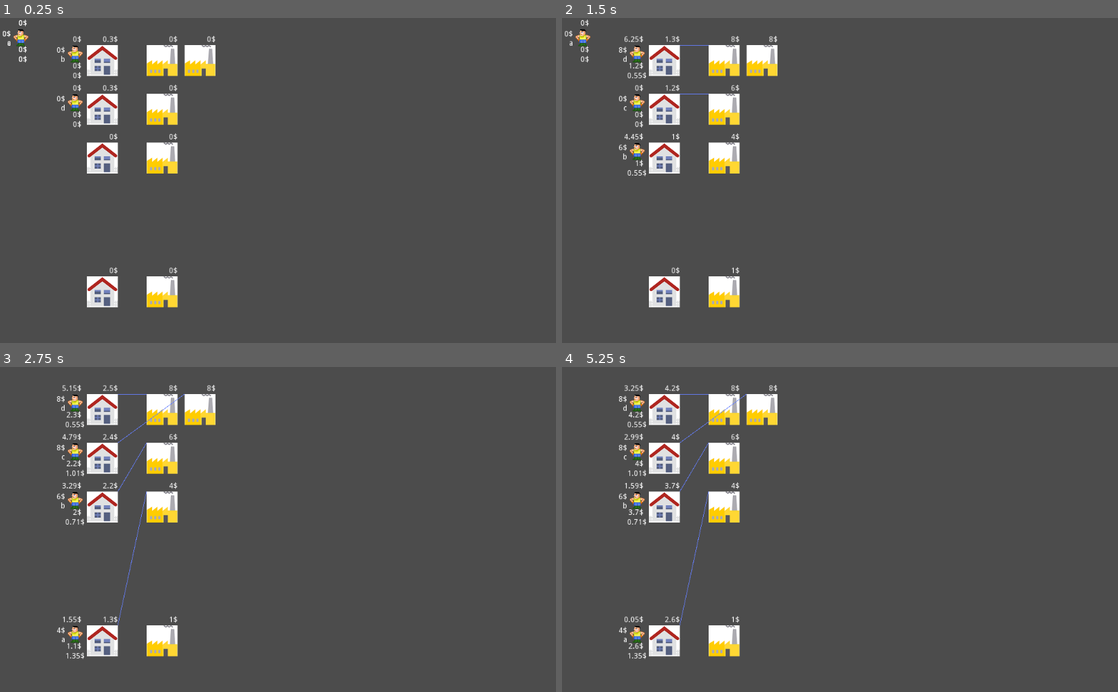
Above: before the commit, frames 1-4 (two rows, left to right).
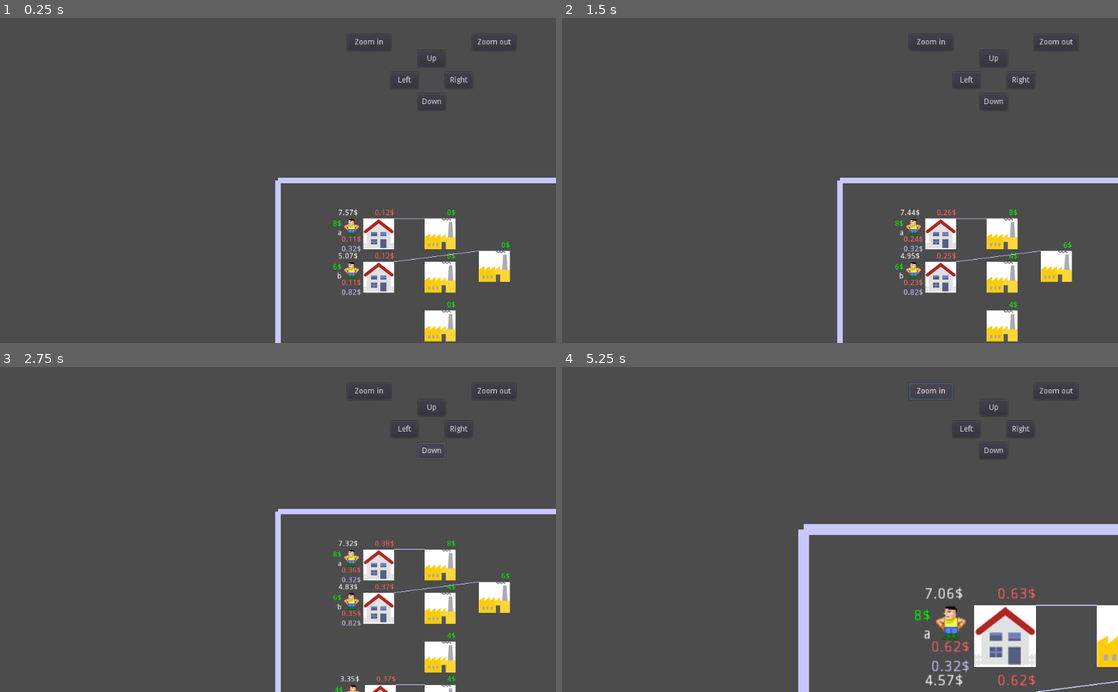
Above: after the commit, the same moments.

Repository: carlostgit/Houses
Game: Godot game, scene res://World.tscn
The game is run twice, just before and just after one commit, with the same random seed, the same clock (stepped at 60 frames per second) and the same inputs.
Inputs (mouse positions are in pixels of both pictures, inside the frame that each line leads up to):
- Up to frame 1 (0.25 s): no input
- Up to frame 2 (1.5 s): click (584, 37) at 0.52 s; click (940, 232) at 1.27 s
- Up to frame 3 (2.75 s): click (433, 451) at 2 s, where only the run after the commit has a clickable "Down"
- Up to frame 4 (5.25 s): click (995, 406) at 2.75 s, where only the run after the commit has a clickable "Up"; click (967, 428) at 3.5 s, where only the run after the commit has a clickable "Left"; click (1023, 428) at 4.25 s, where only the run after the commit has a clickable "Right"; click (928, 393) at 5 s, where only the run after the commit has a clickable "Zoom in"

The runs differ from the first frame. In frame 1, 11% of the frame differs, in the area x 0-100%, y 0-100%; in frame 2, 11%; in frame 3, 12%; in frame 4, 13%, in the area x 10-100%, y 4-100%.

Commit message:
Se añade la contraoferta del arrendador cuando no encuentra otro inquilino. Se añade Camera2D y controles de movimiento de camara y zoom. Se colorean algunos labels

Diff:
--- /dev/null
+++ b/Camera2D.gd
@@ -0,0 +1,111 @@
+extends Camera2D
+
+# Declare member variables here. Examples:
+# var a = 2
+# var b = "text"
+
+var _x_max:float = 2000
+var _x_min:float = 0
+var _y_max:float = 1000
+var _y_min:float = 0
+
+var _move_right:bool = false
+var _move_left:bool = false
+var _move_up:bool = false
+var _move_down:bool = false
+
+# Called when the node enters the scene tree for the first time.
+func _ready():
+	make_current()
+	set_h_drag_enabled(false)
+	set_v_drag_enabled(false)
+	set_drag_margin(MARGIN_BOTTOM,0.0)
+	set_drag_margin(MARGIN_LEFT,0.0)
+	set_drag_margin(MARGIN_RIGHT,0.0)
+	set_drag_margin(MARGIN_TOP,0.0)
+
+
+#	self.set_limit(MARGIN_BOTTOM,1000)
+#	self.set_limit(MARGIN_TOP,0)
+#	self.set_limit(MARGIN_LEFT,0)
+#	self.set_limit(MARGIN_RIGHT,2000)
+
+	pass # Replace with function body.
+
+# Called every frame. 'delta' is the elapsed time since the previous frame.
+func _process(delta):
+	var speed:float = delta*1000
+	if Input.is_action_pressed("ui_right") or _move_right:
+		if (self.get_position().x < self._x_max):
+			self.move_local_x(speed)
+
+	if Input.is_action_pressed("ui_left") or _move_left:
+		if (self.get_position().x > self._x_min):
+			self.move_local_x(-speed)
+
+	if Input.is_action_pressed("ui_up") or _move_up:
+		if (self.get_position().y > self._y_min):
+			self.move_local_y(-speed)
+
+	if Input.is_action_pressed("ui_down") or _move_down:
+		if (self.get_position().y < self._y_max):
+			self.move_local_y(speed)
+
+
+	if Input.is_action_pressed("ui_page_down"):
+		self.set_zoom(Vector2(0.5,0.5))
+	if Input.is_action_pressed("ui_page_up"):
+		self.set_zoom(Vector2(1,1))
+
+	pass
+
+
+
+func _on_ButtonLeft_button_down():
+	_move_left = true
+	pass # Replace with function body.
+
+
+func _on_ButtonLeft_button_up():
+	_move_left = false
+	pass # Replace with function body.
+
+
+func _on_ButtonUp_button_down():
+	_move_up = true
+	pass # Replace with function body.
+
+
+func _on_ButtonUp_button_up():
+	_move_up = false
+	pass # Replace with function body.
+
+
+func _on_ButtonDown_button_down():
+	_move_down = true
+	pass # Replace with function body.
+
+
+func _on_ButtonDown_button_up():
+	_move_down = false
+	pass # Replace with function body.
+
+
+func _on_ButtonZoomIn_pressed():
+	self.set_zoom(Vector2(0.5,0.5))
+	pass # Replace with function body.
+
+
+func _on_ButtonRight_button_down():
+	_move_right = true
+	pass # Replace with function body.
+
+
+func _on_ButtonRight_button_up():
+	_move_right = false
+	pass # Replace with function body.
+
+
+func _on_ButtonZoomOut_pressed():
+	self.set_zoom(Vector2(1,1))
+	pass # Replace with function body.
--- a/Factory.tscn
+++ b/Factory.tscn
@@ -16,6 +16,7 @@
 margin_left = 10.0
 margin_top = -20.0
 margin_right = 57.0
+custom_colors/font_color = Color( 0, 1, 0, 1 )
 text = "0$"
 align = 2
 valign = 1
--- a/House.gd
+++ b/House.gd
@@ -12,12 +12,18 @@
 var _world:Node2D = null
 
 var _cycle:int = 0
+
 
 #TODO
 #Temporarily banned workers
 #Hay que penalizar temporalmente a los trabajadores que abandonen la casa
 #sin llevar mucho tiempo, para que no anden largándose y volviendo de forma intermitente
-
+var _ban_time:int = 1 #cycles
+var _banned_workers_with_cycle:Dictionary = {} #banned_worker:Node2D - cycle_when_banned:int
+
+#Se mirara que inquilinos han abandonado la casa los últimos 5 ciclos
+var _leaving_tenants_with_cycle:Array = [] #worker:Node2D
+var _min_cycles_before_leaving_again:int = 1
 
 # Called when the node enters the scene tree for the first time.
 func _ready():
@@ -82,7 +88,7 @@
 func increase_rent() -> void:
 	if (get_worker()):
 		var old_rent:float = get_rent()
-		var step:float = 0.1
+		var step:float = 0.01
 		var new_rent:float = old_rent + step
 		var discretional_income:float = get_worker().calculate_discretional_income()
 
@@ -90,7 +96,7 @@
 			set_rent(new_rent)
 			#Miro si con una subida de renta el inquilino se larga
 			var factory:Node2D = get_worker().get_factory()
-			var best_house_factory:Dictionary  = _world.find_best_house_factory_available(factory)
+			var best_house_factory:Dictionary  = _world.find_best_house_factory_available(factory,get_worker())
 			assert(best_house_factory.has("house"))
 			var house:Node2D = best_house_factory.get("house")
 #			assert(best_house_factory.has("factory"))
@@ -104,23 +110,96 @@
 #	subo renta mientras haya inquilino, y bajo cuando no lo haya
 	if self.get_worker():
 		increase_rent()
+		negotiate_rent_discount()
 	else:
 		var new_rent = get_rent() - 0.1
 		if new_rent >= _minimum_rent:
-			set_rent(get_rent() - 0.1)
-
+			set_rent(new_rent)
+
+
+func leaving_house(worker:Node2D)-> void:
+	var tenant_cycle:Dictionary = {worker : _cycle}
+	_leaving_tenants_with_cycle.push_front(tenant_cycle)
+
+
+func ban_worker(worker:Node2D) -> void:
+	_banned_workers_with_cycle[worker] = _cycle
+
+
+func is_worker_banned(worker_arg:Node2D) -> bool:
+	if -1 != _banned_workers_with_cycle.keys().find(worker_arg):
+		return true
+	else:
+		return false
+
+
+func ban_workers() -> void:
+	#var count:int = 0
+
+	var index_of_leaving_tenants_to_erase:Array = []
+	for index in _leaving_tenants_with_cycle.size():
+
+		#var keys = tenant_with_cycle_dic.keys()
+		var tenant:Node2D = _leaving_tenants_with_cycle[index].keys().front()
+		var leaving_cycle:int = _leaving_tenants_with_cycle[index].values().front()
+		if (_cycle - leaving_cycle) > self._min_cycles_before_leaving_again:
+			index_of_leaving_tenants_to_erase.push_back(index)
+
+	for index in index_of_leaving_tenants_to_erase:
+		_leaving_tenants_with_cycle.remove(index)
+
+	var tenants_in_recently_leaving:Array = []
+	for tenant_with_cycle_dic in _leaving_tenants_with_cycle:
+		var tenant:Node2D = tenant_with_cycle_dic.keys().front()
+		var leaving_cycle:int = tenant_with_cycle_dic.values().front()
+		if -1 == tenants_in_recently_leaving.find(tenant):
+			tenants_in_recently_leaving.push_back(tenant)
+		else:
+			ban_worker(tenant)
+
+	#unban workers
+	var workers_to_unban:Array = []
+	for worker in _banned_workers_with_cycle:
+		var banned_time:int = _banned_workers_with_cycle[worker]
+		if (_cycle-banned_time) > _ban_time:
+			workers_to_unban.push_back(worker)
+
+	for worker in workers_to_unban:
+		_banned_workers_with_cycle.erase(worker)
+
+
+func negotiate_rent_discount() -> void:
+	#solo cuando todavía se tiene inquilino
+	if _worker:
+		var old_rent:float = _rent
+
+		var best_house:Node2D = null
+		while best_house != self and _rent > self._minimum_rent:
+			for asking_worker in _world.get_workers():
+				var asking_worker_factory:Node2D = asking_worker.get_factory()
+				var best_house_factory:Dictionary  = _world.find_best_house_factory_available(asking_worker_factory, asking_worker_factory)
+				best_house = best_house_factory.get("house") as Node2D
+				if best_house and best_house == self:
+					break
+
+			if best_house != self:
+				var discount_step:float = 0.01
+
+				var new_rent:float = get_rent() - discount_step
+				if new_rent < self._minimum_rent:
+					new_rent = self._minimum_rent
+				set_rent(new_rent)
 
 func _on_TimerUpdateLabel_timeout():
 	update_labels()
-
 
 
 func _on_HouseTexture_pressed():
 	increase_rent()
 #	pass # Replace with function body.
 
-
-
 func _on_TimerAct_timeout():
 	update_rent()
-	pass # Replace with function body.
+	ban_workers()
+	_cycle += 1
+#	pass # Replace with function body.
--- a/House.tscn
+++ b/House.tscn
@@ -16,6 +16,7 @@
 margin_left = 10.0
 margin_top = -20.0
 margin_right = 57.0
+custom_colors/font_color = Color( 1, 0.392157, 0.392157, 1 )
 text = "0$"
 align = 2
 valign = 1
--- a/Worker.gd
+++ b/Worker.gd
@@ -150,12 +150,12 @@
 	var house:Node2D = null
 	var factory:Node2D = null
 	#_world.set_at_default_position(self)
-	var best_house_factory:Dictionary  = _world.find_best_house_factory_available(_factory)
+	var best_house_factory:Dictionary  = _world.find_best_house_factory_available(_factory, self)
 	assert(best_house_factory.has("house"))
 	house = best_house_factory.get("house")
 	assert(best_house_factory.has("factory"))
 	factory = best_house_factory.get("factory")
-	#_world.find_best_house_factory_available(house,factory)
+	#
 	if house!=_house and house!=null and factory!=null:
 		var new_discr_income = s_calculate_discretional_income(house,factory)
 		var param_rent_increase_to_evict = 0.1
@@ -163,6 +163,9 @@
 			var old_rent:float = house.get_rent()
 			var new_rent:float = old_rent + param_rent_increase_to_evict
 
+			if _house:
+				_house.leaving_house(self)
+
 			self.set_house(house)
 			house.set_rent(new_rent)
 			self.set_factory(factory)
@@ -197,6 +200,7 @@
 
 		var commuting_line:Line2D  = Line2D.new()
 		commuting_line.set_width(1.0)
+		commuting_line.set_default_color(Color(200.0/255.0,200.0/255.0,255.0/255.0))
 
 		var house_width:float = _house.get_house_width()
 		var house_width_vect:Vector2 = Vector2(house_width,0)
@@ -218,3 +222,9 @@
 func _on_TimerAct_timeout():
 	find_better_place()
 #	pass # Replace with function body.
+
+
+func _on_TimerActForHomeless_timeout():
+	if null == _house:
+		find_better_place()
+#	pass # Replace with function body.
--- a/Worker.tscn
+++ b/Worker.tscn
@@ -28,6 +28,7 @@
 margin_left = -50.0
 margin_bottom = 20.0
 hint_tooltip = "Income"
+custom_colors/font_color = Color( 0, 1, 0, 1 )
 text = "0$"
 align = 2
 valign = 1
@@ -37,6 +38,7 @@
 margin_right = 30.0
 margin_bottom = 46.0
 hint_tooltip = "Rental expenses"
+custom_colors/font_color = Color( 1, 0.392157, 0.392157, 1 )
 text = "0$"
 align = 2
 valign = 1
@@ -46,6 +48,7 @@
 margin_right = 30.0
 margin_bottom = 64.0
 hint_tooltip = "Commuting expenses"
+custom_colors/font_color = Color( 0.784314, 0.784314, 1, 1 )
 text = "0$"
 align = 2
 valign = 1
@@ -58,6 +61,10 @@
 wait_time = 0.2
 autostart = true
 
+[node name="TimerActForHomeless" type="Timer" parent="."]
+wait_time = 0.05
+autostart = true
+
 [node name="NameLabel" type="Label" parent="."]
 margin_left = -40.0
 margin_top = 20.0
@@ -68,3 +75,4 @@
 [connection signal="pressed" from="WorkerTexture" to="." method="_on_WorkerTexture_pressed"]
 [connection signal="timeout" from="TimerUpdateLabels" to="." method="_on_TimerUpdateLabels_timeout"]
 [connection signal="timeout" from="TimerAct" to="." method="_on_TimerAct_timeout"]
+[connection signal="timeout" from="TimerActForHomeless" to="." method="_on_TimerActForHomeless_timeout"]
--- a/World.gd
+++ b/World.gd
@@ -65,6 +65,14 @@
 			workers_wo_house.append(worker)
 	return workers_wo_house
 
+func get_available_houses(worker_arg) -> Array:
+	var houses:Array = []
+	for house in get_houses():
+		if false == house.is_worker_banned(worker_arg):
+			houses.push_back(house)
+	return houses
+
+
 
 func set_at_default_position(worker_arg:Node2D) -> void:
 	var default_position_origin:Vector2 = Vector2(20,20)
@@ -99,17 +107,20 @@
 
 	if house and factory:
 		var path_vec:Vector2 = house.get_position()-factory.get_position()
-		var distance:float = path_vec.length()
+		var distance:float = path_vec.length() - 50
 		var expenses:float = distance/200
+		if expenses < 0:
+			expenses = 0
+
 		return expenses
 	else:
 		return 0.0
 
 
-func find_best_house_factory_available(current_factory_arg:Node2D) -> Dictionary:
+func find_best_house_factory_available(current_factory_arg:Node2D, worker_arg:Node2D) -> Dictionary:
 	var vacant_factories:Array = get_factories_with_vacant_jobs()
 
-	var houses:Array = get_houses()
+	var houses:Array = get_available_houses(worker_arg)
 	var best_disposable_income:float = 0.0
 	var best_house:Node2D = null
 	var best_factory:Node2D = null
--- a/World.tscn
+++ b/World.tscn
@@ -1,86 +1,144 @@
-[gd_scene load_steps=5 format=2]
+[gd_scene load_steps=6 format=2]
 
 [ext_resource path="res://World.gd" type="Script" id=1]
-[ext_resource path="res://Worker.tscn" type="PackedScene" id=2]
-[ext_resource path="res://House.tscn" type="PackedScene" id=3]
-[ext_resource path="res://Factory.tscn" type="PackedScene" id=4]
+[ext_resource path="res://Camera2D.gd" type="Script" id=2]
+[ext_resource path="res://Worker.tscn" type="PackedScene" id=3]
+[ext_resource path="res://House.tscn" type="PackedScene" id=4]
+[ext_resource path="res://Factory.tscn" type="PackedScene" id=5]
 
 [node name="World" type="Node2D" groups=[
 "world",
 ]]
 script = ExtResource( 1 )
 
+[node name="Camera2D" type="Camera2D" parent="."]
+current = true
+drag_margin_h_enabled = false
+drag_margin_v_enabled = false
+script = ExtResource( 2 )
+
 [node name="Worker" parent="." groups=[
 "workers",
-] instance=ExtResource( 2 )]
+] instance=ExtResource( 3 )]
 position = Vector2( 60, 50 )
 
 [node name="Worker2" parent="." groups=[
 "workers",
-] instance=ExtResource( 2 )]
+] instance=ExtResource( 3 )]
 position = Vector2( 60, 140 )
 _name = "b"
 
 [node name="Worker3" parent="." groups=[
 "workers",
-] instance=ExtResource( 2 )]
+] instance=ExtResource( 3 )]
 position = Vector2( 60, 230 )
 _name = "c"
 
-[node name="Worker4" parent="." groups=[
-"workers",
-] instance=ExtResource( 2 )]
-position = Vector2( 60, 320 )
-_name = "d"
-
 [node name="House" parent="." groups=[
 "houses",
-] instance=ExtResource( 3 )]
-
-[node name="House2" parent="." groups=[
-"houses",
-] instance=ExtResource( 3 )]
-position = Vector2( 160, 140 )
+] instance=ExtResource( 4 )]
+position = Vector2( 157, 70 )
 
 [node name="House3" parent="." groups=[
 "houses",
-] instance=ExtResource( 3 )]
-position = Vector2( 160, 230 )
+] instance=ExtResource( 4 )]
+position = Vector2( 157, 150 )
 
-[node name="House4" parent="." groups=[
+[node name="House9" parent="." groups=[
 "houses",
-] instance=ExtResource( 3 )]
-position = Vector2( 160, 477 )
+] instance=ExtResource( 4 )]
+position = Vector2( 160, 320 )
 
 [node name="Factory" parent="." groups=[
 "factories",
-] instance=ExtResource( 4 )]
+] instance=ExtResource( 5 )]
+position = Vector2( 270, 70 )
 _salary = 8.0
 
-[node name="Factory2" parent="." groups=[
+[node name="Factory8" parent="." groups=[
 "factories",
-] instance=ExtResource( 4 )]
-position = Vector2( 270, 140 )
-_salary = 6.0
+] instance=ExtResource( 5 )]
+position = Vector2( 270, 320 )
+_salary = 4.0
 
 [node name="Factory3" parent="." groups=[
 "factories",
-] instance=ExtResource( 4 )]
-position = Vector2( 270, 230 )
+] instance=ExtResource( 5 )]
+position = Vector2( 270, 150 )
 _salary = 4.0
+
+[node name="Factory10" parent="." groups=[
+"factories",
+] instance=ExtResource( 5 )]
+position = Vector2( 370, 130 )
+_salary = 6.0
 
 [node name="Factory4" parent="." groups=[
 "factories",
-] instance=ExtResource( 4 )]
-position = Vector2( 270, 477 )
-_salary = 1.0
-
-[node name="Factory5" parent="." groups=[
-"factories",
-] instance=ExtResource( 4 )]
-position = Vector2( 340, 50 )
-_salary = 8.0
+] instance=ExtResource( 5 )]
+position = Vector2( 270, 240 )
+_salary = 4.0
 
 [node name="TimerShortHomeless" type="Timer" parent="."]
 autostart = true
+
+[node name="Limits" type="Line2D" parent="."]
+position = Vector2( 0, -50 )
+points = PoolVector2Array( 0, 50, 0, 1050, 2000, 1050, 2000, 50, 0, 50 )
+default_color = Color( 0.784314, 0.784314, 1, 1 )
+texture_mode = 3801188
+
+[node name="HUD" type="CanvasLayer" parent="."]
+
+[node name="ButtonDown" type="Button" parent="HUD"]
+margin_left = 770.0
+margin_top = 140.0
+margin_right = 820.0
+margin_bottom = 170.0
+text = "Down"
+
+[node name="ButtonUp" type="Button" parent="HUD"]
+margin_left = 770.0
+margin_top = 60.0
+margin_right = 820.0
+margin_bottom = 90.0
+text = "Up"
+
+[node name="ButtonLeft" type="Button" parent="HUD"]
+margin_left = 720.0
+margin_top = 100.0
+margin_right = 770.0
+margin_bottom = 130.0
+text = "Left"
+
+[node name="ButtonRight" type="Button" parent="HUD"]
+margin_left = 820.0
+margin_top = 100.0
+margin_right = 870.0
+margin_bottom = 130.0
+text = "Right"
+
+[node name="ButtonZoomIn" type="Button" parent="HUD"]
+margin_left = 640.0
+margin_top = 30.0
+margin_right = 720.0
+margin_bottom = 60.0
+text = "Zoom in"
+
+[node name="ButtonZoomOut" type="Button" parent="HUD"]
+margin_left = 870.0
+margin_top = 30.0
+margin_right = 950.0
+margin_bottom = 60.0
+text = "Zoom out"
 [connection signal="timeout" from="TimerShortHomeless" to="." method="_on_TimerShortHomeless_timeout"]
+[connection signal="button_down" from="HUD/ButtonDown" to="Camera2D" method="_on_ButtonDown_button_down"]
+[connection signal="button_up" from="HUD/ButtonDown" to="Camera2D" method="_on_ButtonDown_button_up"]
+[connection signal="button_down" from="HUD/ButtonUp" to="Camera2D" method="_on_ButtonUp_button_down"]
+[connection signal="button_up" from="HUD/ButtonUp" to="Camera2D" method="_on_ButtonUp_button_up"]
+[connection signal="button_down" from="HUD/ButtonLeft" to="Camera2D" method="_on_ButtonLeft_button_down"]
+[connection signal="button_up" from="HUD/ButtonLeft" to="Camera2D" method="_on_ButtonLeft_button_up"]
+[connection signal="button_down" from="HUD/ButtonRight" to="Camera2D" method="_on_ButtonRight_button_down"]
+[connection signal="button_up" from="HUD/ButtonRight" to="Camera2D" method="_on_ButtonRight_button_up"]
+[connection signal="pressed" from="HUD/ButtonZoomIn" to="Camera2D" method="_on_ButtonZoomIn_pressed"]
+[connection signal="pressed" from="HUD/ButtonZoomOut" to="Camera2D" method="_on_ButtonZoomOut_pressed"]
